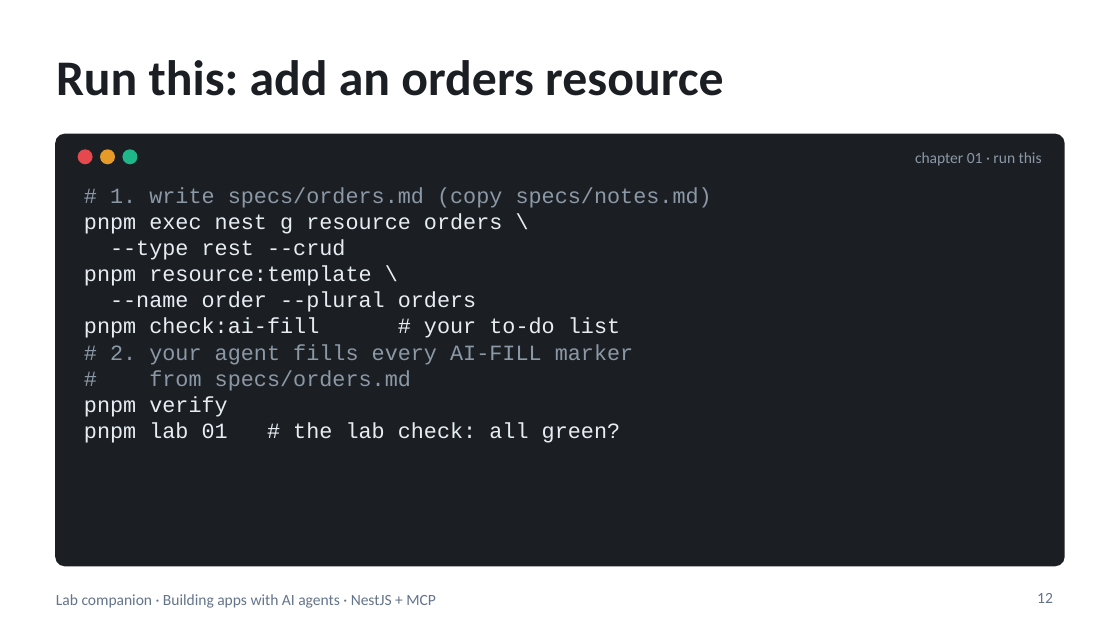
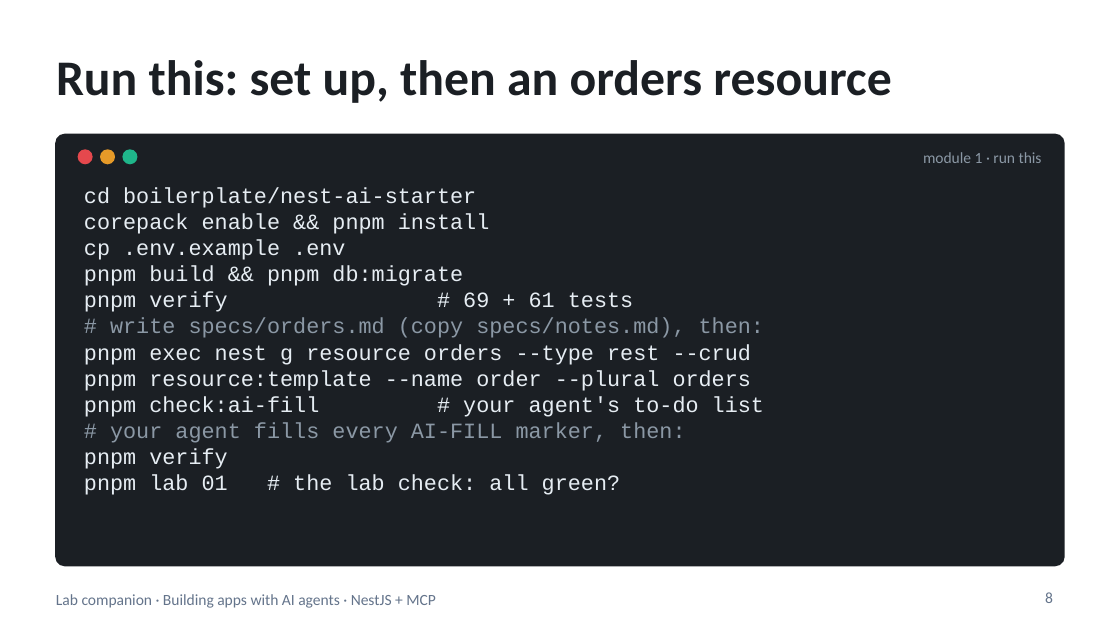
Before and after one commit to blazaga/ai-training-modules, a slide deck: slide 8 of docs/ai-agent-training/slides/lab-companion.pptx (slide 12 before the commit). Drawn at 1120x630 pixels with LibreOffice and Linux fonts; fonts in the diff are those of the drawing. Boxes give left, top, right and bottom in pixels: in the first picture for what was removed or moved away, otherwise in the second. Text is boxed around its words. In the diff, an @@ line names an element or a change of style, - is before the commit and + after.

```diff
--- a/docs/ai-agent-training/slides/lab-companion.pptx
+++ b/docs/ai-agent-training/slides/lab-companion.pptx
@@ title at [56,60,891,103]: text changed @@
-Run this: add an orders resource
+Run this: set up, then an orders resource
@@ text at [923,152,1042,163]: text changed @@
-chapter 01 · run this
+module 1 · run this
@@ text at [84,187,764,443]: text changed @@
-# 1. write specs/orders.md (copy specs/notes.md)
-pnpm exec nest g resource orders \
---type rest --crud
-pnpm resource:template \
---name order --plural orders
-pnpm check:ai-fill # your to-do list
-# 2. your agent fills every AI-FILL marker
-# from specs/orders.md
+cd boilerplate/nest-ai-starter
+corepack enable && pnpm install
+cp .env.example .env
+pnpm build && pnpm db:migrate
+pnpm verify # 69 + 61 tests
+# write specs/orders.md (copy specs/notes.md), then:
+pnpm exec nest g resource orders --type rest --crud
+pnpm resource:template --name order --plural orders
+pnpm check:ai-fill # your agent's to-do list
+# your agent fills every AI-FILL marker, then:
@@ page number at [1045,592,1053,603]: text changed @@
-12
+8
```
Also in this commit, not shown: 28 other slides changed, 16 slides removed, 18 other files.
